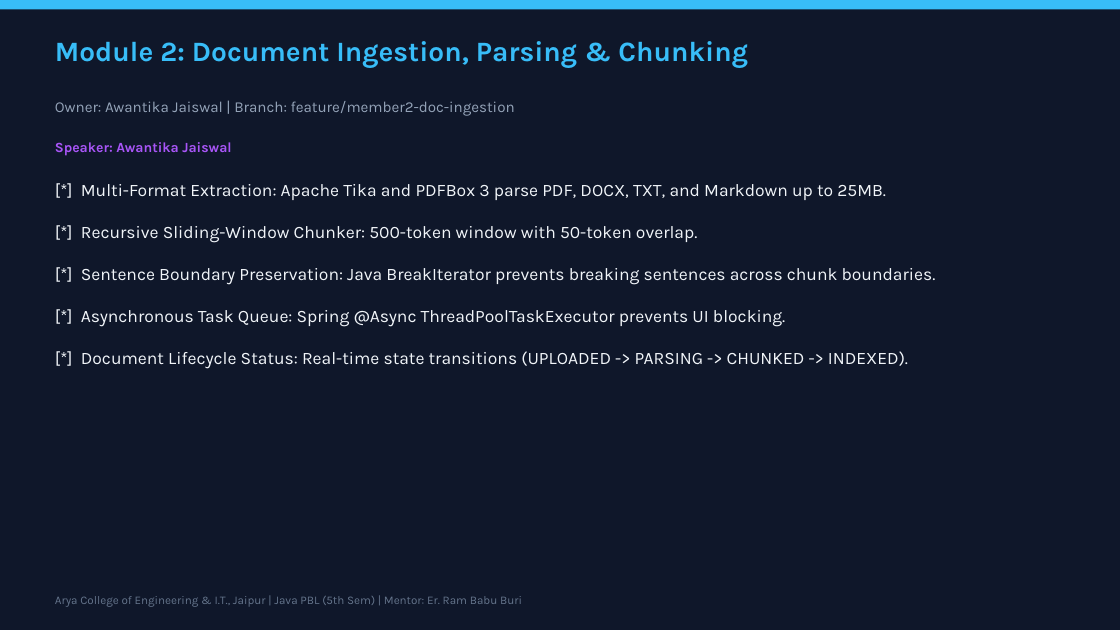
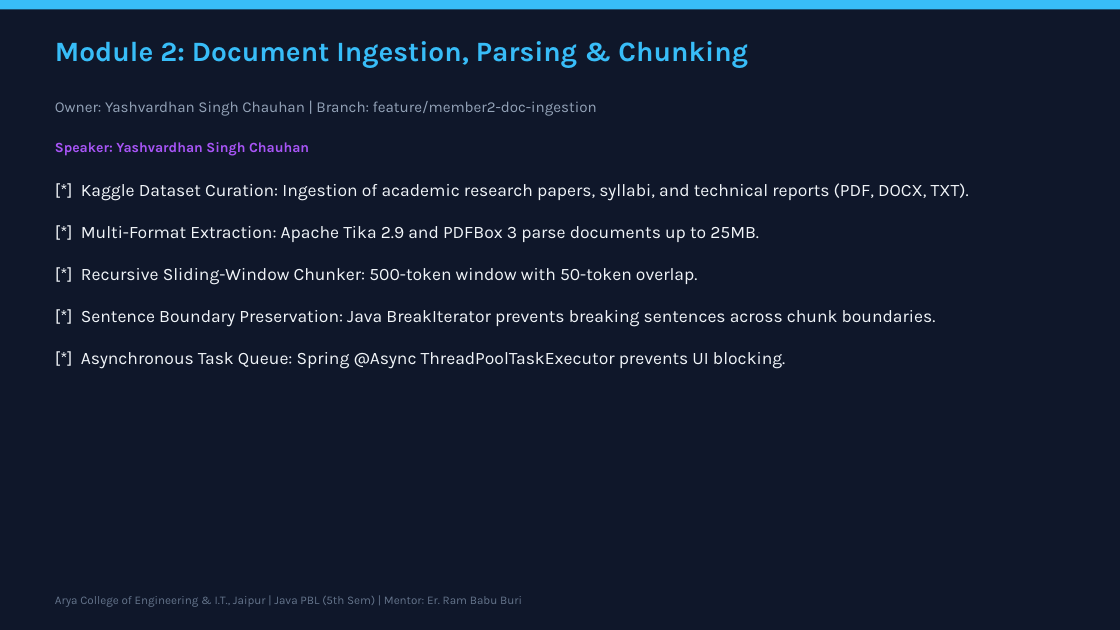
Before and after one commit to shauryadixit005-lab/RAG_Project, a slide deck: slide 6 of submission_reports/DocuQuery_AI_Presentation.pptx. Drawn at 1120x630 pixels with LibreOffice and Linux fonts; fonts in the diff are those of the drawing. Boxes give left, top, right and bottom in pixels: in the first picture for what was removed or moved away, otherwise in the second. Text is boxed around its words. In the diff, an @@ line names an element or a change of style, - is before the commit and + after.

Commit message:
chore: initial repository scaffolding and PBL documentation

```diff
--- a/submission_reports/DocuQuery_AI_Presentation.pptx
+++ b/submission_reports/DocuQuery_AI_Presentation.pptx
@@ text at (55, 101, 597, 116): text changed @@
-Owner: Awantika Jaiswal | Branch: feature/member2-doc-ingestion
+Owner: Yashvardhan Singh Chauhan | Branch: feature/member2-doc-ingestion
@@ text at (55, 142, 309, 156): text changed @@
-Speaker: Awantika Jaiswal
+Speaker: Yashvardhan Singh Chauhan
@@ text at (81, 183, 969, 369): text changed @@
-[*] Multi-Format Extraction: Apache Tika and PDFBox 3 parse PDF, DOCX, TXT, and Markdown up to 25MB.
-[*] Recursive Sliding-Window Chunker: 500-token window with 50-token overlap.
-[*] Sentence Boundary Preservation: Java BreakIterator prevents breaking sentences across chunk boundaries.
-[*] Asynchronous Task Queue: Spring @Async ThreadPoolTaskExecutor prevents UI blocking.
-[*] Document Lifecycle Status: Real-time state transitions (UPLOADED -> PARSING -> CHUNKED -> INDEXED).
+[*] Kaggle Dataset Curation: Ingestion of academic research papers, syllabi, and technical reports (PDF, DOCX, TXT).
+[*] Multi-Format Extraction: Apache Tika 2.9 and PDFBox 3 parse documents up to 25MB.
+[*] Recursive Sliding-Window Chunker: 500-token window with 50-token overlap.
+[*] Sentence Boundary Preservation: Java BreakIterator prevents breaking sentences across chunk boundaries.
+[*] Asynchronous Task Queue: Spring @Async ThreadPoolTaskExecutor prevents UI blocking.
```
Also in this commit, not shown: 14 other slides changed, 21 other files.
